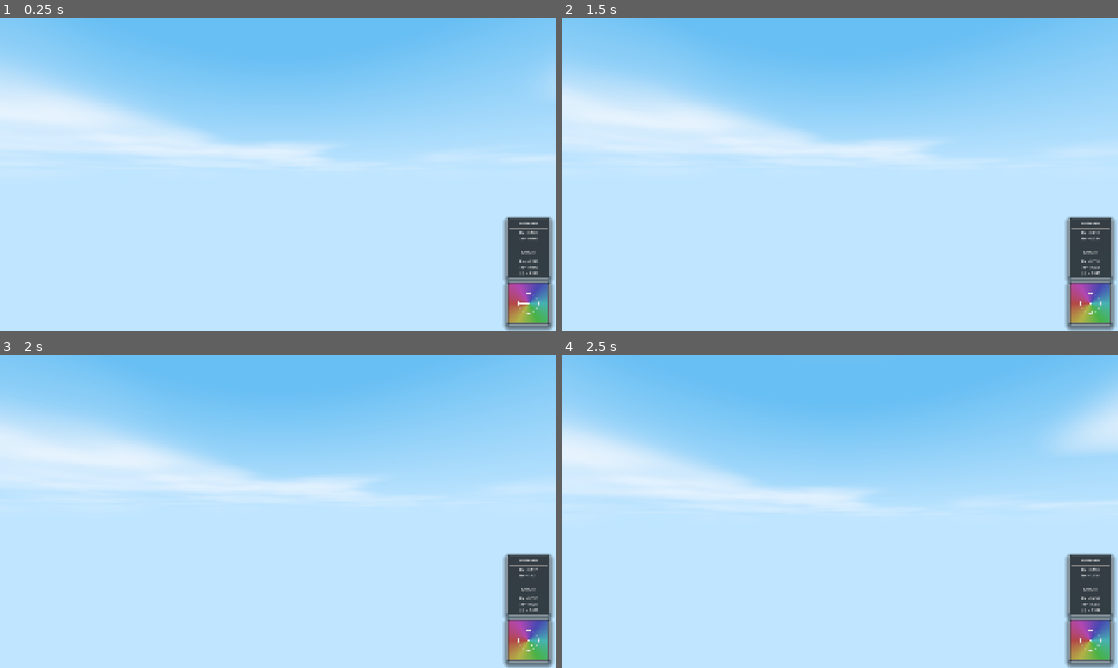
Above: before the commit, frames 1-4 (two rows, left to right).
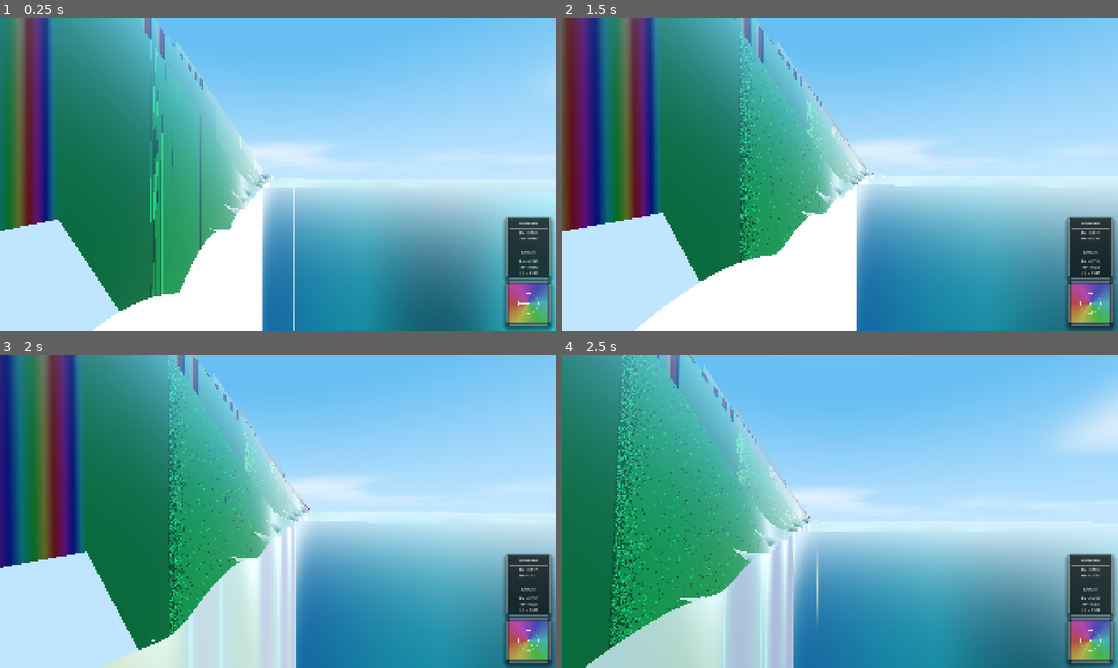
Above: after the commit, the same moments.

Repository: allanino/complex-functions-explorer
Game: Godot game, scene res://scenes/main.tscn
Same seed, same stepped clock (60 frames per second), same inputs: the game is played once before the commit and once after it.
Inputs (mouse positions are in pixels of both pictures, inside the frame that each line leads up to):
- Up to frame 1 (0.25 s): no input
- Up to frame 2 (1.5 s): tap Enter at 0.5 s; move the mouse to (867, 174) at 0.52 s; hold W (move_forward) from 0.53 s (still down); tap G at 0.6 s; tap Space at 0.77 s; move the mouse to (812, 174) at 1.27 s; tap N at 1.35 s
- Up to frame 3 (2 s): keep holding W (move_forward); tap Space at 1.52 s
- Up to frame 4 (2.5 s): keep holding W (move_forward); move the mouse to (851, 505) at 2.02 s; tap C at 2.1 s

The runs differ from the first frame. In frame 1, 56% of the frame differs, in the area x 0-100%, y 0-100%; in frame 2, 60%; in frame 3, 57%; in frame 4, 57%.
Error before the commit: Invalid call. Nonexistent function 'get_vertex_count' in base 'SurfaceTool'. (res://scripts/world_manager.gd:218)

Commit message:
Implement procedural terrain skirts for LOD system
- Replaced PlaneMesh with custom mesh generation using SurfaceTool in world_manager.gd.
- Implemented vertical skirts by duplicating perimeter vertices to prevent normal bleeding.
- Used vertex colors (Color.BLACK vs Color.WHITE) to mask skirt displacement in terrain.gdshader.
- Configured skirt triangles with outward-facing CCW winding order.
- Applied tiny vertical offset (-0.01) to skirt vertices to ensure valid normal generation.
- Manually tracked vertex indices to avoid nonexistent get_vertex_count() method.

Co-authored-by: allanino <5325241+allanino@users.noreply.github.com>

Diff:
--- a/scripts/world_manager.gd
+++ b/scripts/world_manager.gd
@@ -205,6 +205,7 @@
 	# Left edge
 	for z in range(subdivisions - 1, 0, -1): perimeter_indices.append(z * vert_count)
 
+	var current_v_idx = vert_count * vert_count
 	for g_idx in perimeter_indices:
 		var x = g_idx % vert_count
 		var z = g_idx / vert_count
@@ -215,13 +216,15 @@
 		st.set_color(Color.WHITE)
 		st.set_uv(uv)
 		st.add_vertex(Vector3(x * step - half_size, 0, z * step - half_size))
-		grid_to_skirt_top[g_idx] = st.get_vertex_count() - 1
+		grid_to_skirt_top[g_idx] = current_v_idx
+		current_v_idx += 1
 
 		# Skirt bottom vertex (Color.BLACK -> 100.0 displacement in shader)
 		st.set_color(Color.BLACK)
 		st.set_uv(uv)
 		st.add_vertex(Vector3(x * step - half_size, -0.01, z * step - half_size))
-		grid_to_skirt_bottom[g_idx] = st.get_vertex_count() - 1
+		grid_to_skirt_bottom[g_idx] = current_v_idx
+		current_v_idx += 1
 
 	for i in range(perimeter_indices.size()):
 		var g1 = perimeter_indices[i]
